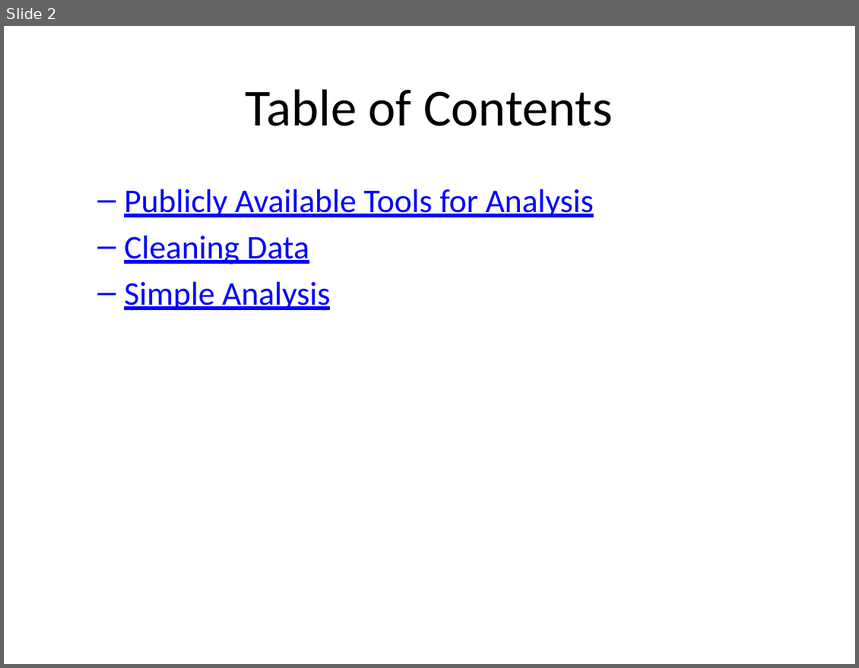
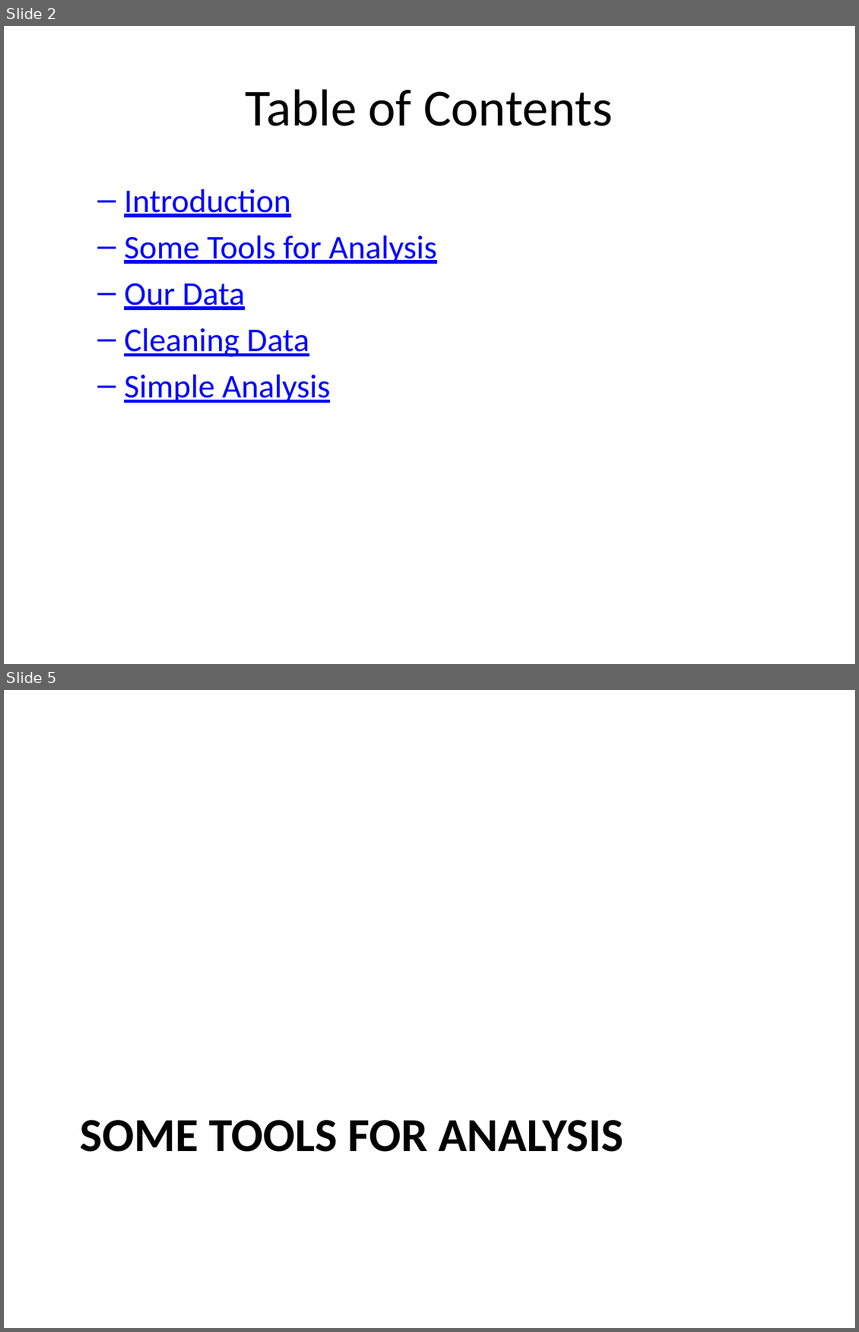
Before and after one commit to agrogan1/teaching, a slide deck: quantitative-data-analysis/quantitative-data-analysis.pptx. Shown one above the other, each under a label of ours: slide 2 before the commit, slides 2 and 5 after it; the slides between them are not shown. The pictures are 859x668 and 859x1332 pixels, drawn with LibreOffice and Linux fonts; fonts in the diff are those of the drawing. Boxes give left, top, right and bottom in pixels: in the first picture for what was removed or moved away, otherwise in the second. Text is boxed around its words. In the diff, an @@ line names an element or a change of style, - is before the commit and + after.

```diff
--- a/quantitative-data-analysis/quantitative-data-analysis.pptx
+++ b/quantitative-data-analysis/quantitative-data-analysis.pptx
@@ slide 5 added at [4, 690, 855, 1328], background #FFFFFF @@
@@ title added at [80, 1120, 624, 1152], 40 pt, text #000000, bold @@
+SOME TOOLS FOR ANALYSIS
@@ slide 2 changed as well @@
@@ text at [124, 189, 437, 310]: text changed @@
-  – Publicly Available Tools for Analysis
+  – Introduction
+  – Some Tools for Analysis
+  – Our Data
```
Also in this commit, not shown: 4 other slides changed, 7 other slides added, 6 other files.
